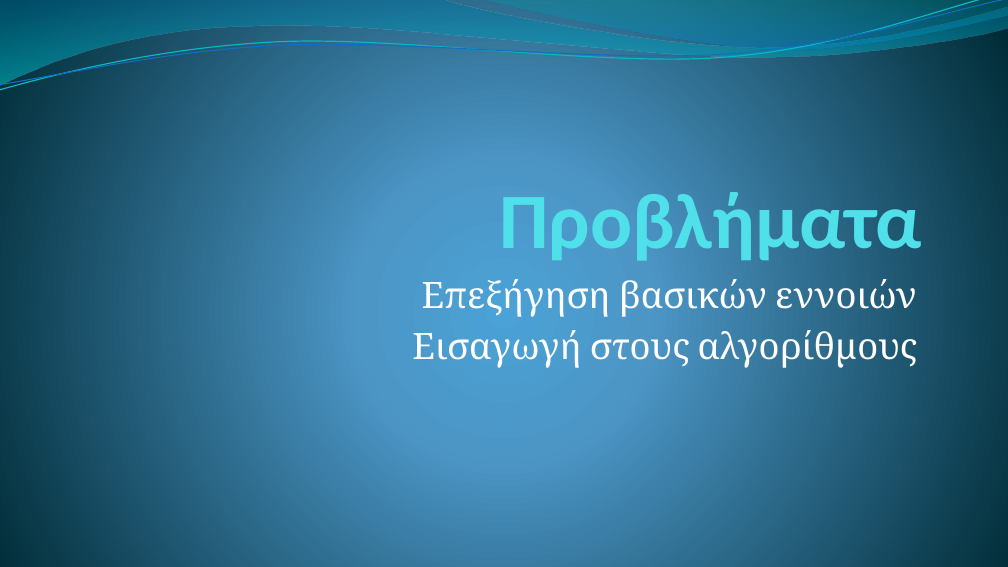
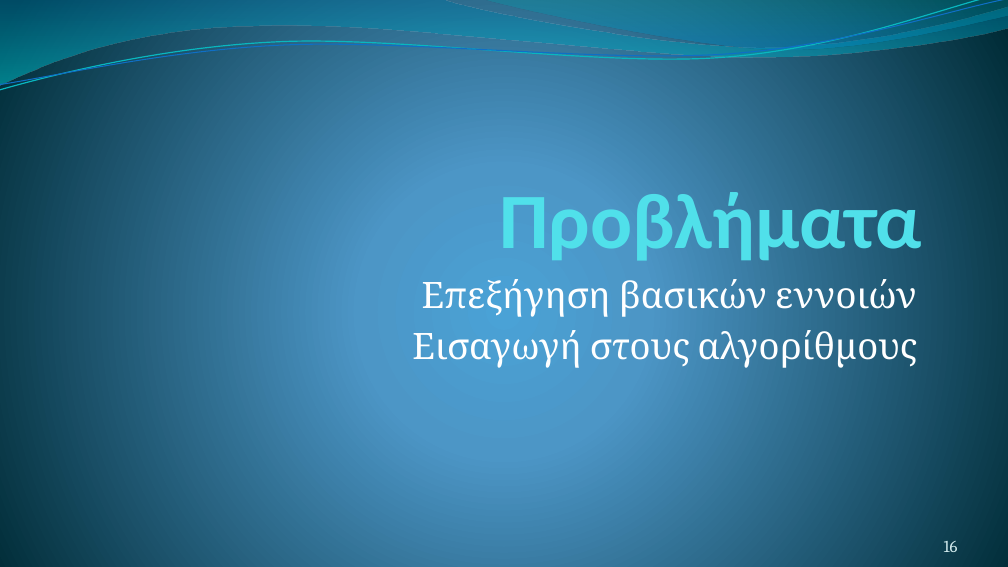
Before and after one commit to PyLamGR/PyLam-Edu, a slide deck: slide 16 of Workshops/25.11.2017 - Python. The Basics - Volume 1 -/Presentations/PowerPoint/1. Εισαγωγικα.pptx (slide 15 before the commit). Drawn at 1008x567 pixels with LibreOffice and Linux fonts; fonts in the diff are those of the drawing. Boxes give left, top, right and bottom in pixels: in the first picture for what was removed or moved away, otherwise in the second. Text is boxed around its words. In the diff, an @@ line names an element or a change of style, - is before the commit and + after.

```diff
--- a/Workshops/25.11.2017 - Python. The Basics - Volume 1 -/Presentations/PowerPoint/1. Εισαγωγικα.pptx
+++ b/Workshops/25.11.2017 - Python. The Basics - Volume 1 -/Presentations/PowerPoint/1. Εισαγωγικα.pptx
@@ page number added at box(944, 541, 958, 552), 12 pt, text #D1EAEE @@
+16
```
Also in this commit, not shown: 27 other slides changed, 1 slide added, 1 slide removed, 5 other files.
